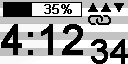
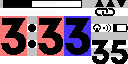
Layer changes from the first w=128, h=64 image to the second:
removed layer "35%" over [44, 4, 72, 14]
painted on "사각형 1" over [0, 0, 82, 64]
added layer "Sound" above "Light" over [103, 24, 111, 32]
added layer "Light" above "Battery" over [93, 24, 101, 32]
added layer "Battery" above "Link" over [113, 24, 128, 32]
renamed "레이어 2 복사" to "Link", painted on it over [88, 8, 115, 25]
renamed "Status" to "레이어 3", painted on it over [88, 0, 126, 12]
added layer ":" above "Guide Lines" over [28, 24, 36, 48]
added group "Guide Lines" with 9 layers above "배경" over [0, 0, 128, 64]
renamed "34" to "35", moved it into group "Guide Lines", painted on it over [91, 39, 128, 64]
added layer "레이어 4 복사 2" in group "Guide Lines" over [65, 18, 90, 55]
added layer "레이어 4 복사" in group "Guide Lines" over [38, 18, 63, 55]
added layer "레이어 4" in group "Guide Lines" over [1, 18, 26, 55]
renamed "4:12" to "4:13", hid it, moved it into group "Guide Lines", painted on it over [0, 17, 88, 55]
added layer "Locations" (1st of 3, in "Guide Lines") in group "Guide Lines" over [0, 16, 27, 56]
added layer "Locations" (2nd of 3, in "Guide Lines") in group "Guide Lines" over [64, 16, 91, 56]
added layer "Locations" (3rd of 3, in "Guide Lines") in group "Guide Lines" over [37, 16, 64, 56]
moved "레이어 1" into group "Guide Lines" over [0, 0, 128, 56]
